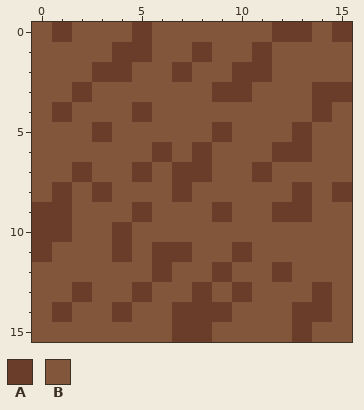
Two states of a pixel-art sprite, images/tiles/dirt.png. The picture above was drawn from the file before the commit.
Rulers count pixels.
Palette (. is transparent): A #693d2a  B #82563a
Pixels before, first column x 0:
 0 BABBBABBBBBBAABA
 1 BBBBAABBABBABBBB
 2 BBBAABBABBAABBBB
 3 BBABBBBBBAABBBAA
 4 BABBBABBBBBBBBAB
 5 BBBABBBBBABBBABB
 6 BBBBBBABABBBAABB
 7 BBABBABAABBABBBB
 8 BABABBBABBBBBABA
 9 AABBBABBBABBAABB
10 AABBABBBBBBBBBBB
11 ABBBABAABBABBBBB
12 BBBBBBABBABBABBB
13 BBABBABBABABBBAB
14 BABBABBAAABBBAAB
15 BBBBBBBAABBBBABB
After the commit:
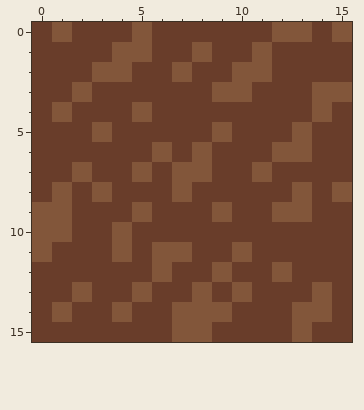
Changes in this commit:
file 64x64 -> 256x256 pixels (blocks of 4x4 -> 16x16; one block is one cell here)
Colour A changes from #693d2a to #82563a.
Colour B changes from #82563a to #693d2a.
